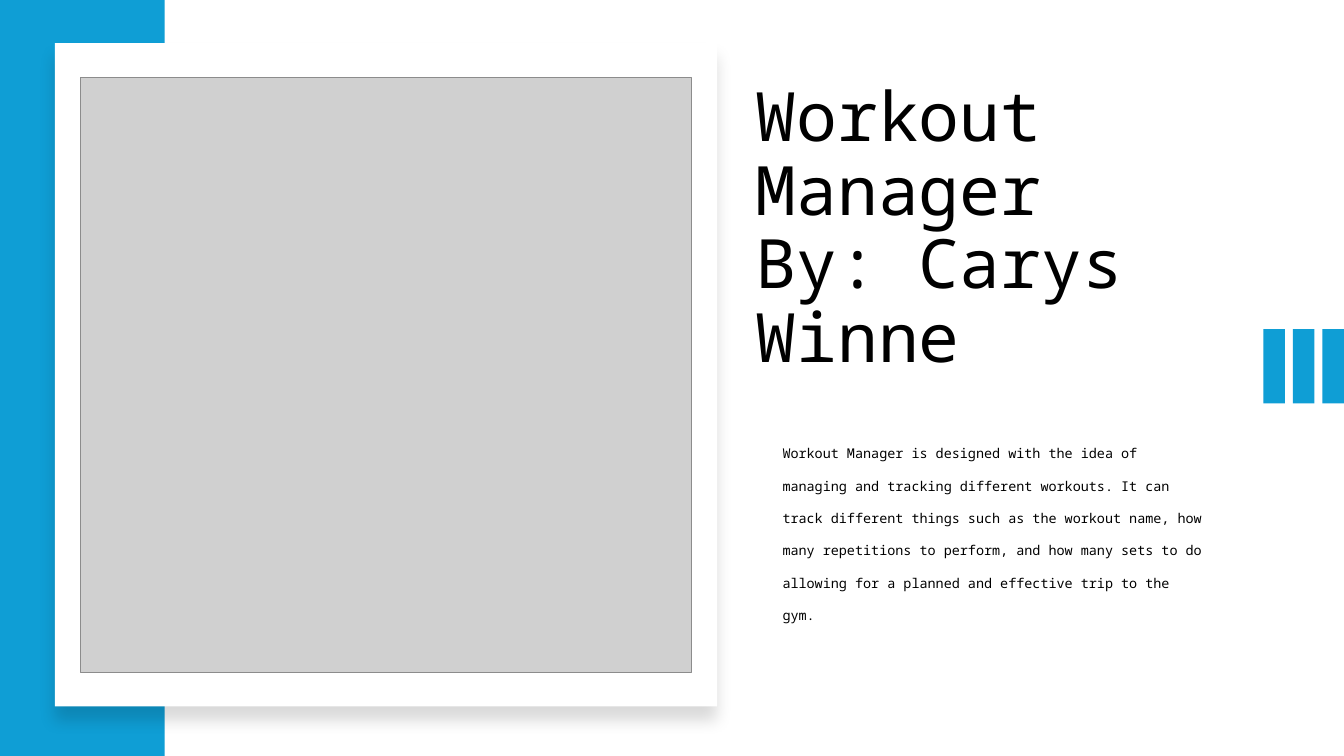
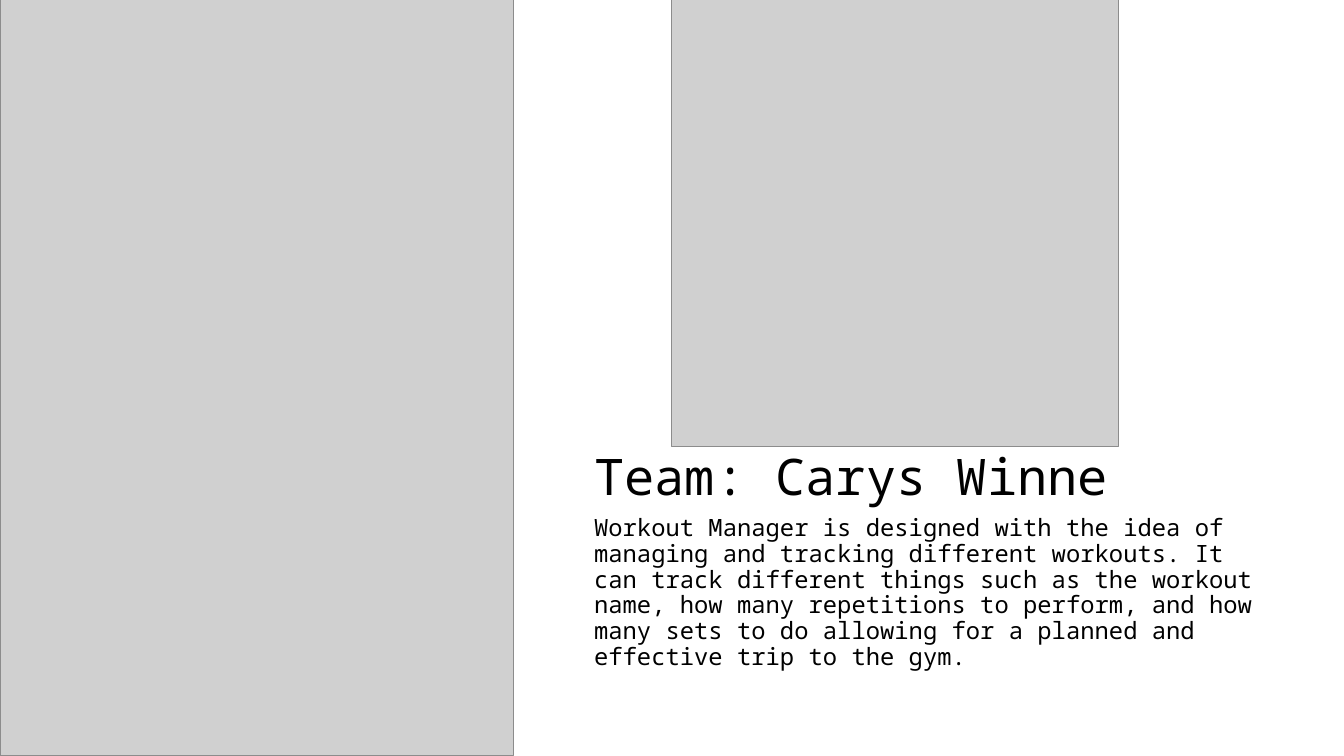
Before and after one commit to ksu-is/Workout-Manager, a slide deck: slide 1 of Workout Manager.pptx. Drawn at 1344x756 pixels with LibreOffice and Linux fonts; fonts in the diff are those of the drawing; grey boxes stand for pictures. Boxes give left, top, right and bottom in pixels: in the first picture for what was removed or moved away, otherwise in the second. Text is boxed around its words. In the diff, an @@ line names an element or a change of style, - is before the commit and + after.

```diff
--- a/Workout Manager.pptx
+++ b/Workout Manager.pptx
@@ picture: place and size @@
-picture at bbox=[81, 78, 691, 673]
+picture at bbox=[0, 0, 513, 756]
@@ rectangle removed at bbox=[0, 0, 164, 756] @@
@@ picture added at bbox=[673, 0, 1119, 447] @@
@@ rectangle removed at bbox=[54, 43, 717, 707] @@
@@ title "Team: Carys Winne" at bbox=[594, 456, 1108, 508]: vertical alignment top to bottom @@
@@ rectangle removed at bbox=[1263, 329, 1285, 403] @@
@@ rectangle removed at bbox=[1294, 329, 1315, 403] @@
@@ rectangle removed at bbox=[1323, 329, 1344, 403] @@
@@ title at bbox=[594, 456, 1108, 508]: text changed; size 48.6 to 36 pt @@
-Workout
-Manager
-By: Carys Winne
+Team: Carys Winne
@@ subtitle "Workout Manager is designed with ...": place and size @@
-subtitle "Workout Manager is designed with ..." at bbox=[783, 447, 1202, 624]
+subtitle "Workout Manager is designed with ..." at bbox=[594, 517, 1252, 671]
@@ subtitle "Workout Manager is designed with ..." at bbox=[594, 517, 1252, 671]: size 9.6 to 17 pt; line spacing 2 to 0.9; vertical alignment bottom to top @@
```
